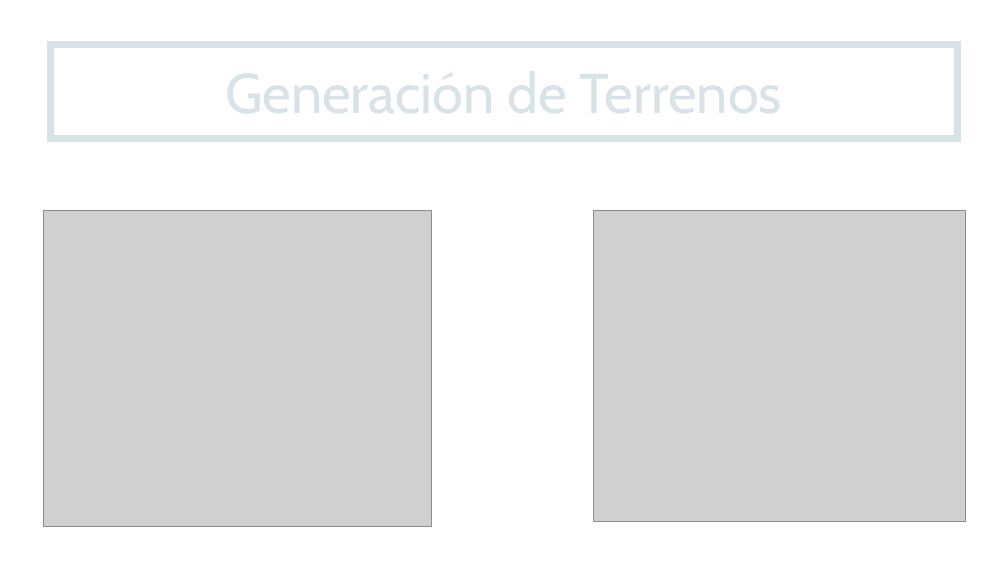
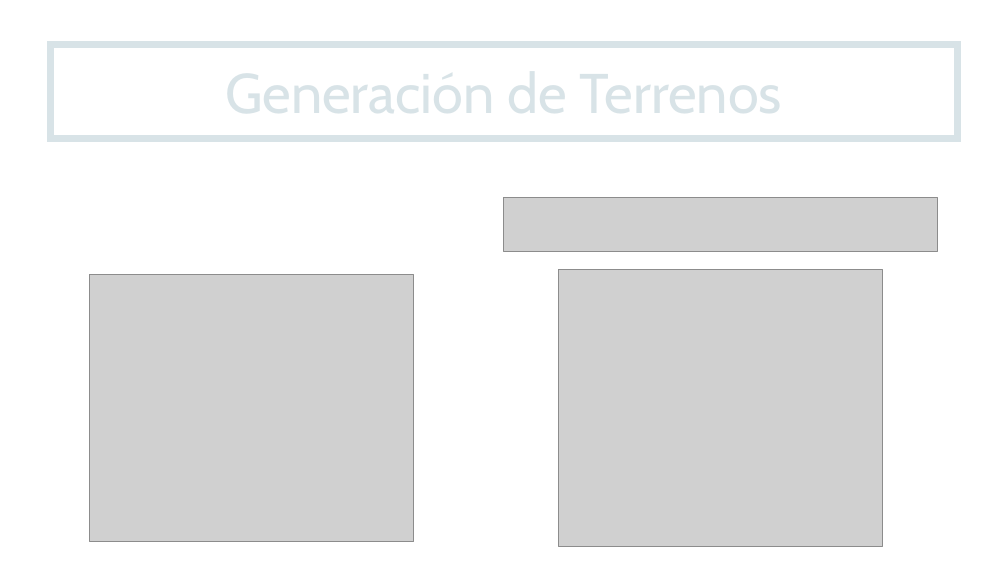
Before and after one commit to sebasdeharbe/OpenGL-TerrenoProcedural, a slide deck: slide 13 of About_this.odp (slide 11 before the commit). Drawn at 1008x567 pixels with LibreOffice and Linux fonts; fonts in the diff are those of the drawing; grey boxes stand for pictures; background and template pictures are left out. Boxes give left, top, right and bottom in pixels: in the first picture for what was removed or moved away, otherwise in the second. Text is boxed around its words. In the diff, an @@ line names an element or a change of style, - is before the commit and + after.

```diff
--- a/About_this.odp
+++ b/About_this.odp
@@ picture added at <box>504,198,938,252</box> @@
@@ picture: place and size @@
-picture at <box>44,210,433,527</box>
+picture at <box>90,274,413,542</box>
@@ picture: place and size @@
-picture at <box>595,210,966,522</box>
+picture at <box>559,270,883,546</box>
```
Also in this commit, not shown: 4 other slides changed, 3 slides added.
